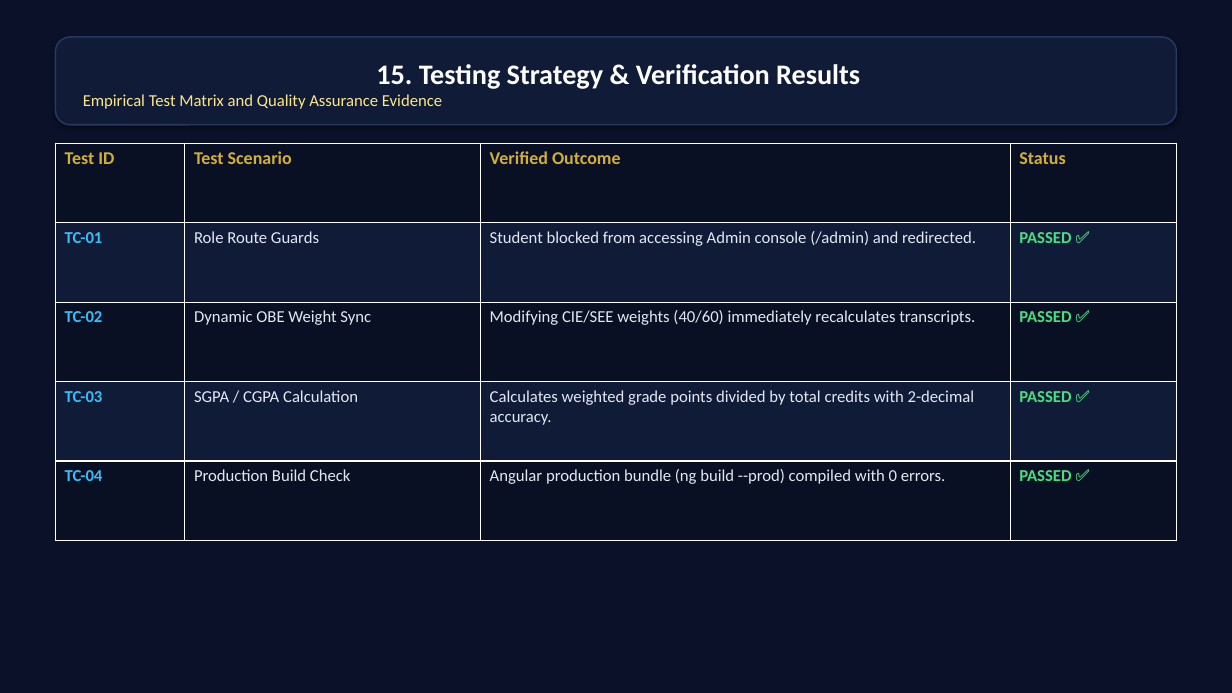
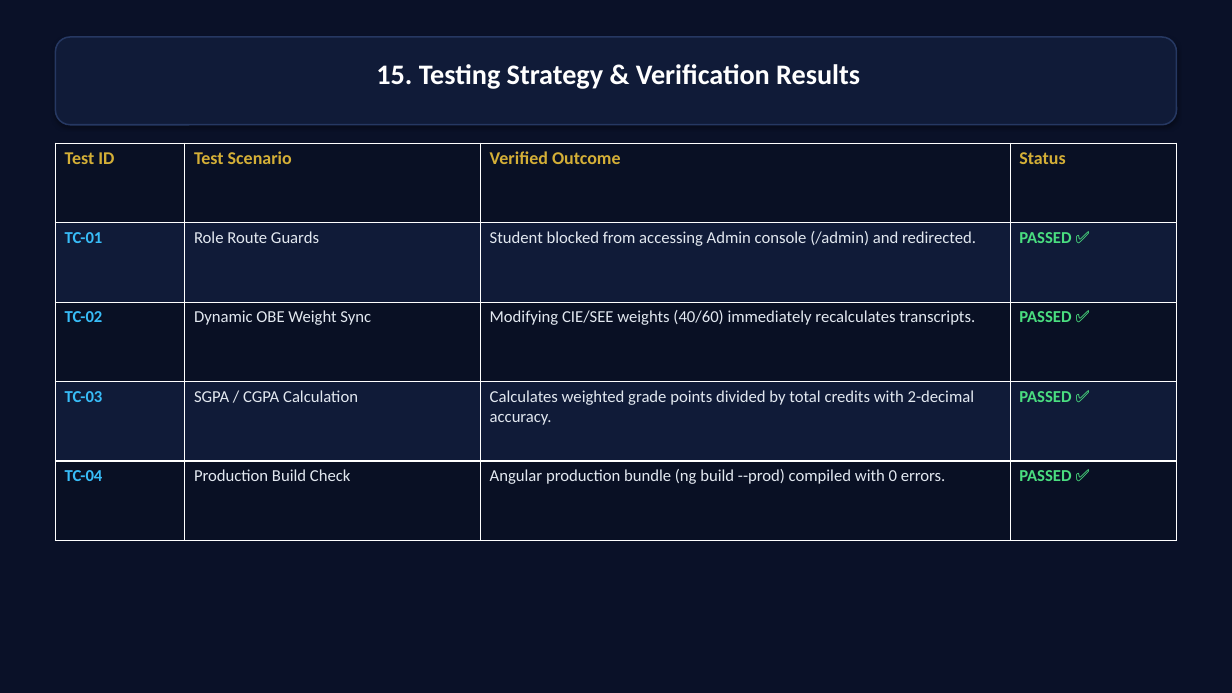
Before and after one commit to krishnavamsi1201/OBLMSc, a slide deck: slide 15 of Project_Final_Presentation_V2.pptx. Drawn at 1232x693 pixels with LibreOffice and Linux fonts; fonts in the diff are those of the drawing. Boxes give left, top, right and bottom in pixels: in the first picture for what was removed or moved away, otherwise in the second. Text is boxed around its words. In the diff, an @@ line names an element or a change of style, - is before the commit and + after.

```diff
--- a/Project_Final_Presentation_V2.pptx
+++ b/Project_Final_Presentation_V2.pptx
@@ text in rounded rectangle at <box>83,94,442,109</box>: paragraph removed @@
-Empirical Test Matrix and Quality Assurance Evidence
```
Also in this commit, not shown: 15 other slides changed, 3 slides added, 2 slides removed, 4 other files.
